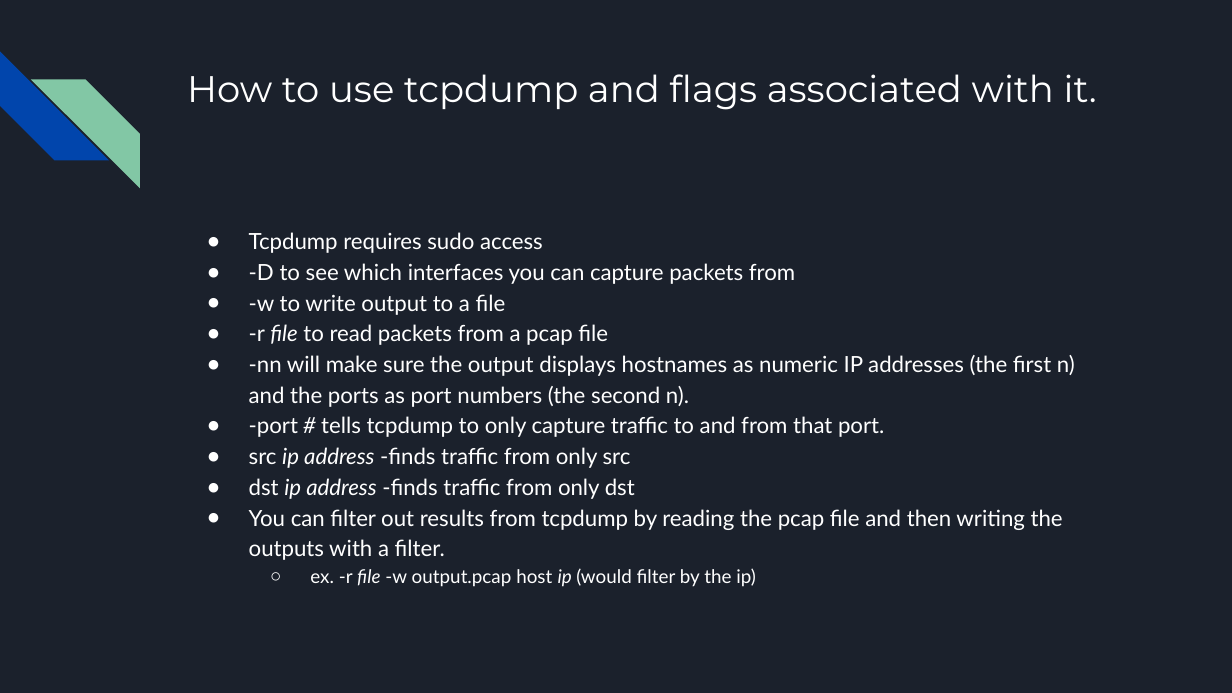
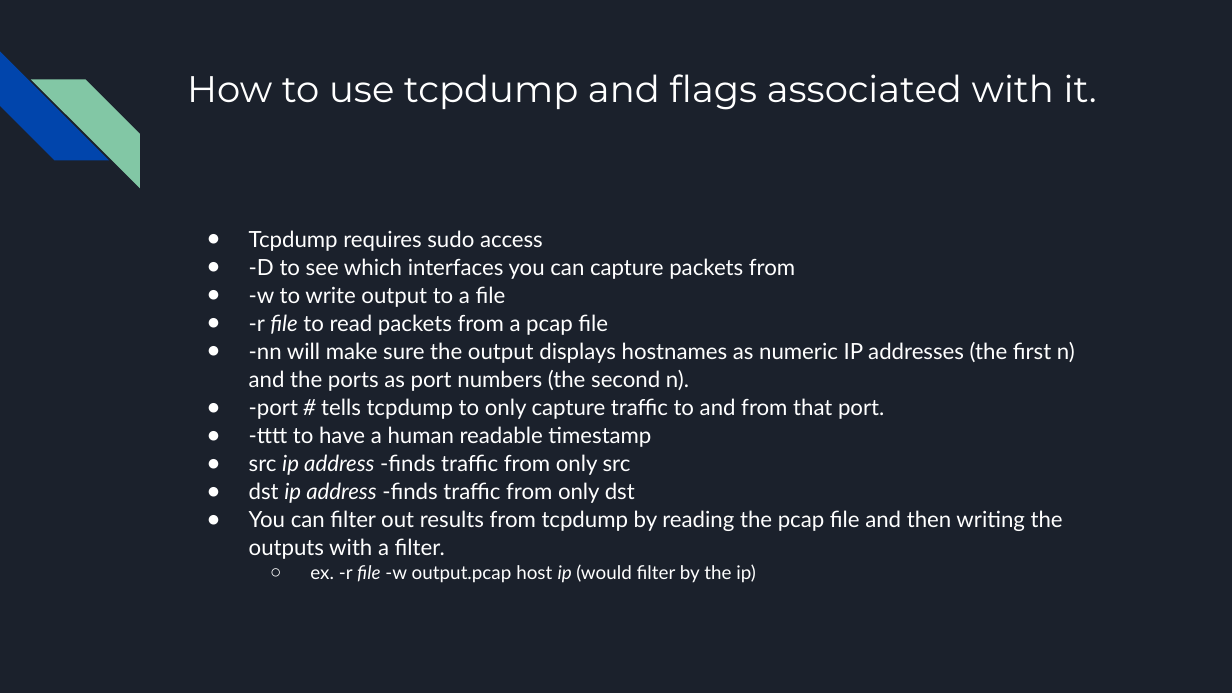
Before and after one commit to hanzhang10/tcpdump-project, a slide deck: slide 9 of slides.pptx. Drawn at 1232x693 pixels with LibreOffice and Linux fonts; fonts in the diff are those of the drawing. Boxes give left, top, right and bottom in pixels: in the first picture for what was removed or moved away, otherwise in the second. Text is boxed around its words. In the diff, an @@ line names an element or a change of style, - is before the commit and + after.

Commit message:
updated slides

```diff
--- a/slides.pptx
+++ b/slides.pptx
@@ text at [249,230,1075,583]: line spacing 1.15 to 1.05 @@
@@ text at [249,426,651,447]: paragraph added @@
+● -tttt to have a human readable timestamp
```
Also in this commit, not shown: 1 slide removed.
